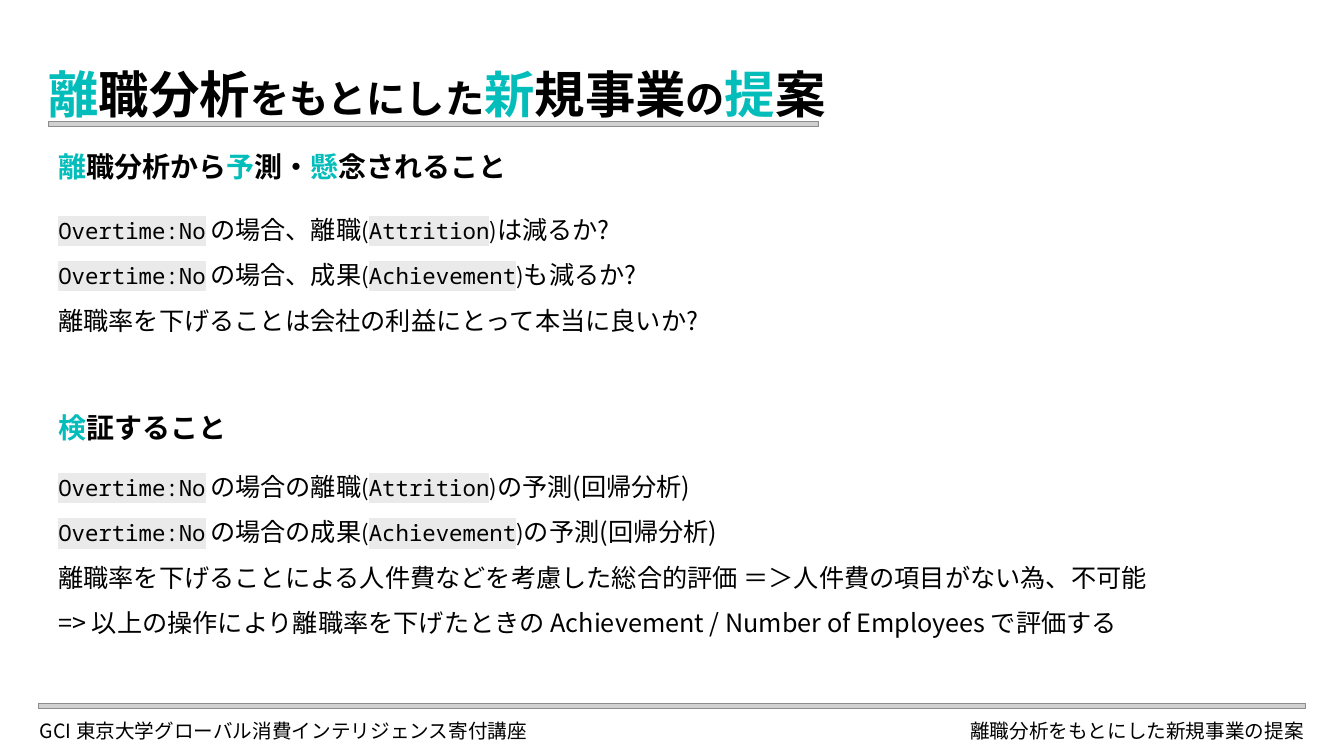
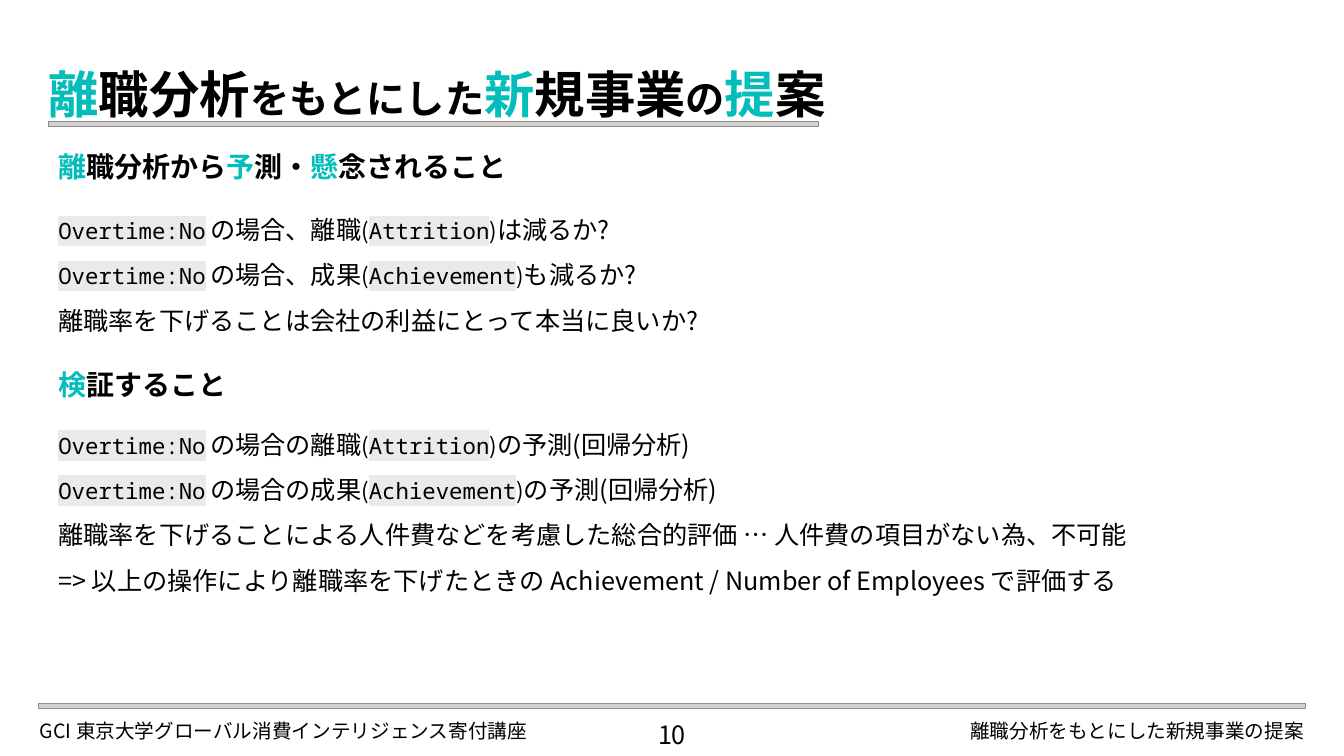
Before and after one commit to elsy0111/GCI2023Winter, a slide deck: slide 10 of LDA_Attrition.pptx. Drawn at 1344x756 pixels with LibreOffice and Linux fonts; fonts in the diff are those of the drawing; grey boxes stand for pictures. Boxes give left, top, right and bottom in pixels: in the first picture for what was removed or moved away, otherwise in the second. Text is boxed around its words. In the diff, an @@ line names an element or a change of style, - is before the commit and + after.

```diff
--- a/LDA_Attrition.pptx
+++ b/LDA_Attrition.pptx
@@ text "検証すること": place and size @@
-text "検証すること" at [58, 414, 226, 441]
+text "検証すること" at [58, 371, 226, 398]
@@ text "Overtime:No の場合の離職(Attrition)の予測(回帰分析)": place and size @@
-text "Overtime:No の場合の離職(Attrition)の予測(回帰分析)" at [58, 474, 1147, 638]
+text "Overtime:No の場合の離職(Attrition)の予測(回帰分析)" at [58, 432, 1127, 596]
@@ text at [58, 477, 1127, 546]: text changed @@
-Overtime:No の場合の成果(Achievement)の予測(回帰分析)
-離職率を下げることによる人件費などを考慮した総合的評価 ＝＞人件費の項目がない為、不可能
+Overtime:No の場合の成果(Achievement)の予測(回帰分析)
+離職率を下げることによる人件費などを考慮した総合的評価 … 人件費の項目がない為、不可能
@@ text added at [658, 725, 686, 745], 18 pt, text #000000 @@
+10
```
Also in this commit, not shown: 11 other slides changed, 2 slides added, 7 other files.
